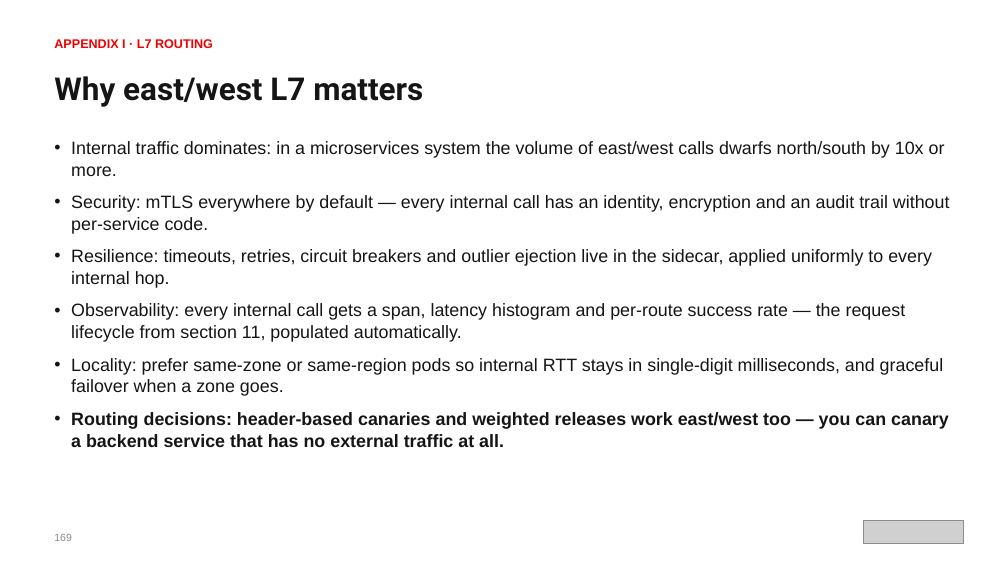
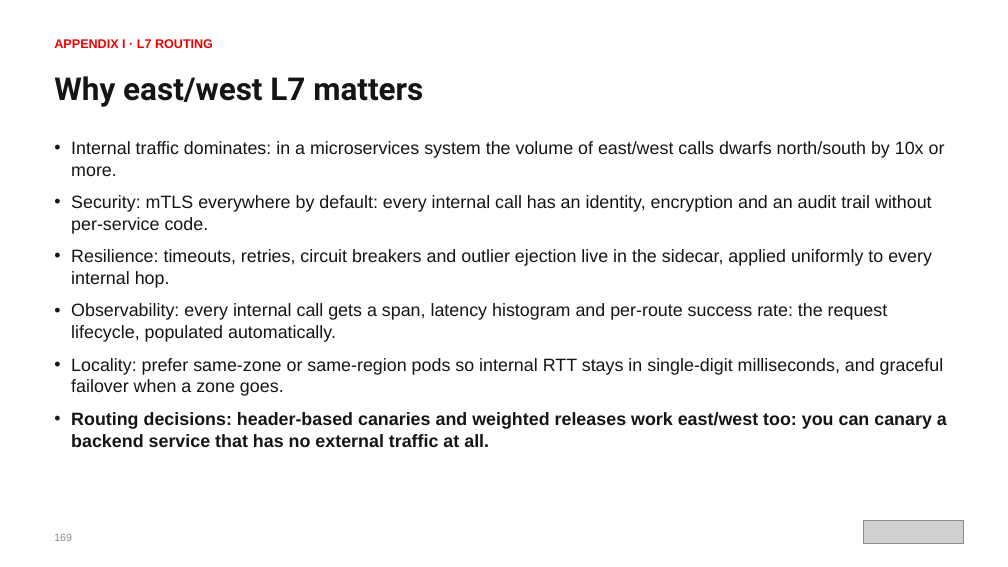
Before and after one commit to patterncatalyst/cloud-native-design-patterns, a slide deck: slide 193 of lgtm-presentation/Designing-Cloud-Native-APIs-Python.pptx. Drawn at 1008x567 pixels with LibreOffice and Linux fonts; fonts in the diff are those of the drawing; grey boxes stand for pictures. Boxes give left, top, right and bottom in pixels: in the first picture for what was removed or moved away, otherwise in the second. Text is boxed around its words. In the diff, an @@ line names an element or a change of style, - is before the commit and + after.

```diff
--- a/lgtm-presentation/Designing-Cloud-Native-APIs-Python.pptx
+++ b/lgtm-presentation/Designing-Cloud-Native-APIs-Python.pptx
@@ text at box(71, 195, 932, 234): text changed @@
-• Security: mTLS everywhere by default — every internal call has an identity, encryption and an audit trail without per-service code.
+• Security: mTLS everywhere by default: every internal call has an identity, encryption and an audit trail without per-service code.
@@ text at box(71, 303, 888, 342): text changed @@
-• Observability: every internal call gets a span, latency histogram and per-route success rate — the request lifecycle from section 11, populated automatically.
+• Observability: every internal call gets a span, latency histogram and per-route success rate: the request lifecycle, populated automatically.
@@ text at box(71, 412, 947, 447): text changed @@
-• Routing decisions: header-based canaries and weighted releases work east/west too — you can canary a backend service that has no external traffic at all.
+• Routing decisions: header-based canaries and weighted releases work east/west too: you can canary a backend service that has no external traffic at all.
```
Also in this commit, not shown: 144 other slides changed, 2 other files.
